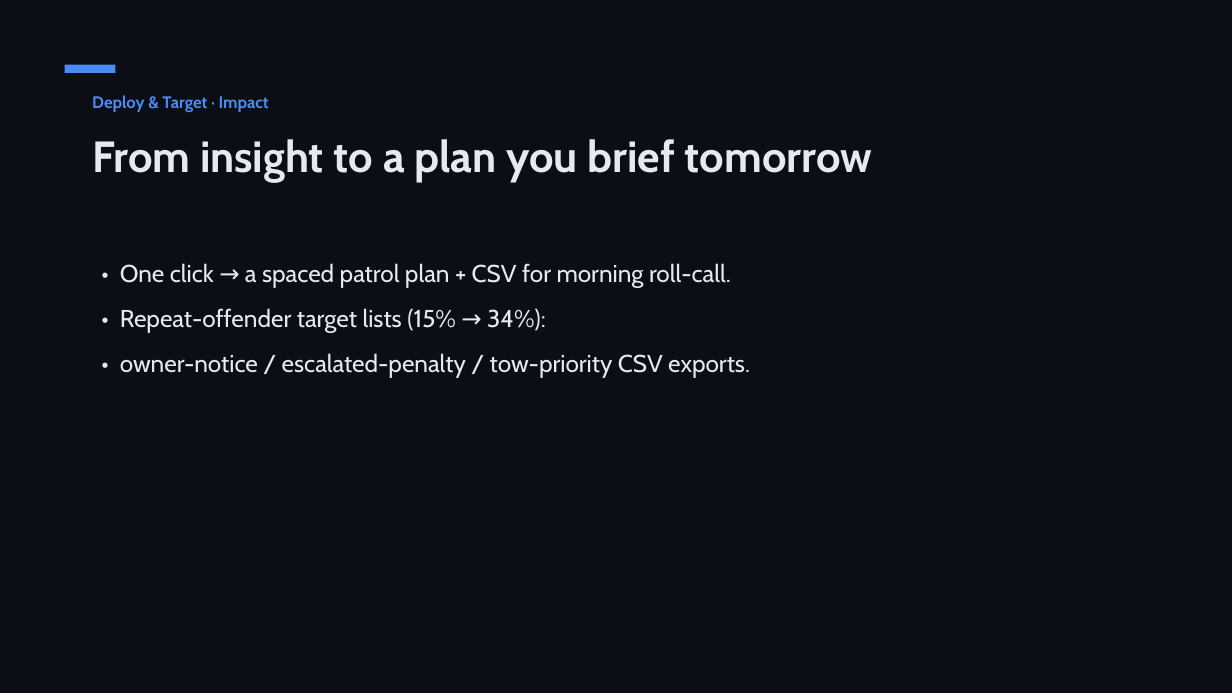
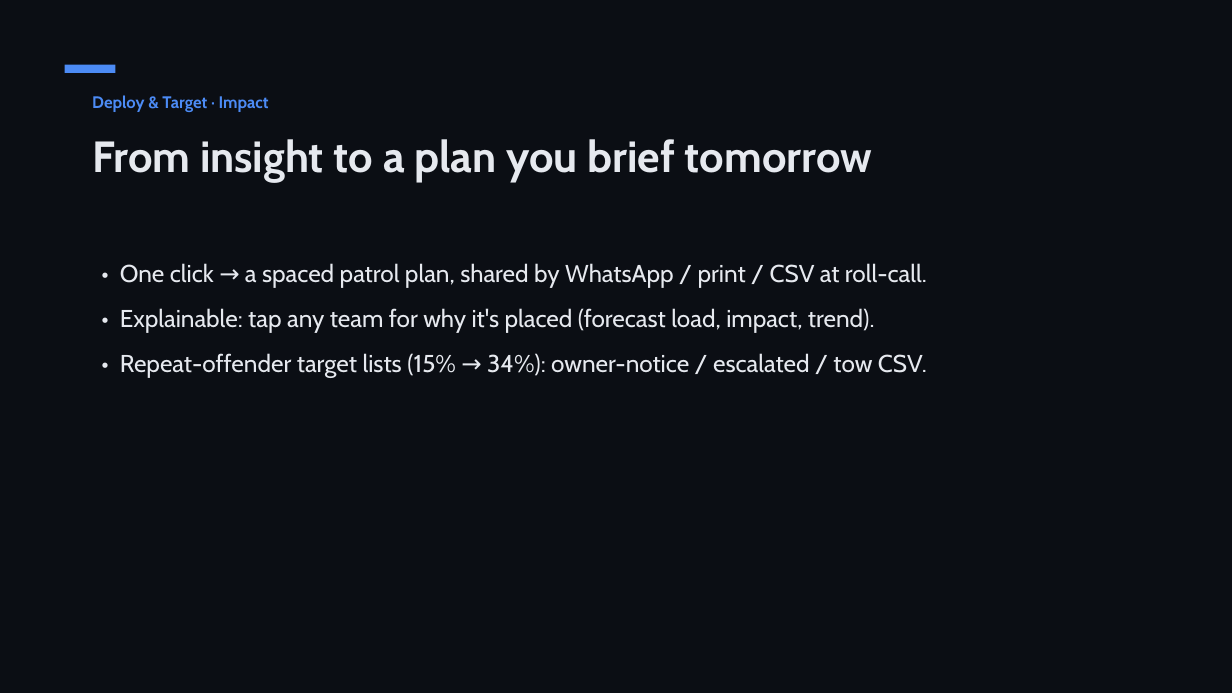
Before and after one commit to shubhambhattog/flipkart-gridlock-2.0-r2, a slide deck: slide 9 of pitch/ParkPulse_Deck.pptx. Drawn at 1232x693 pixels with LibreOffice and Linux fonts; fonts in the diff are those of the drawing. Boxes give left, top, right and bottom in pixels: in the first picture for what was removed or moved away, otherwise in the second. Text is boxed around its words. In the diff, an @@ line names an element or a change of style, - is before the commit and + after.

```diff
--- a/pitch/ParkPulse_Deck.pptx
+++ b/pitch/ParkPulse_Deck.pptx
@@ text at (120,263,927,378): text changed @@
-• One click → a spaced patrol plan + CSV for morning roll-call.
-• Repeat-offender target lists (15% → 34%):
-• owner-notice / escalated-penalty / tow-priority CSV exports.
+• One click → a spaced patrol plan, shared by WhatsApp / print / CSV at roll-call.
+• Explainable: tap any team for why it's placed (forecast load, impact, trend).
+• Repeat-offender target lists (15% → 34%): owner-notice / escalated / tow CSV.
```
Also in this commit, not shown: 1 slide added, 1 slide removed, 6 other files.
